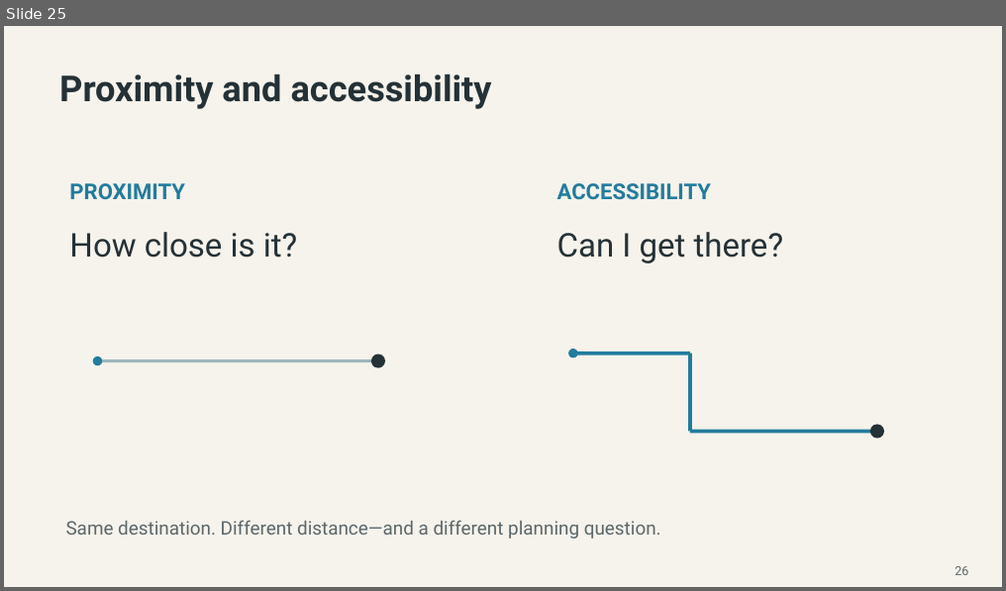
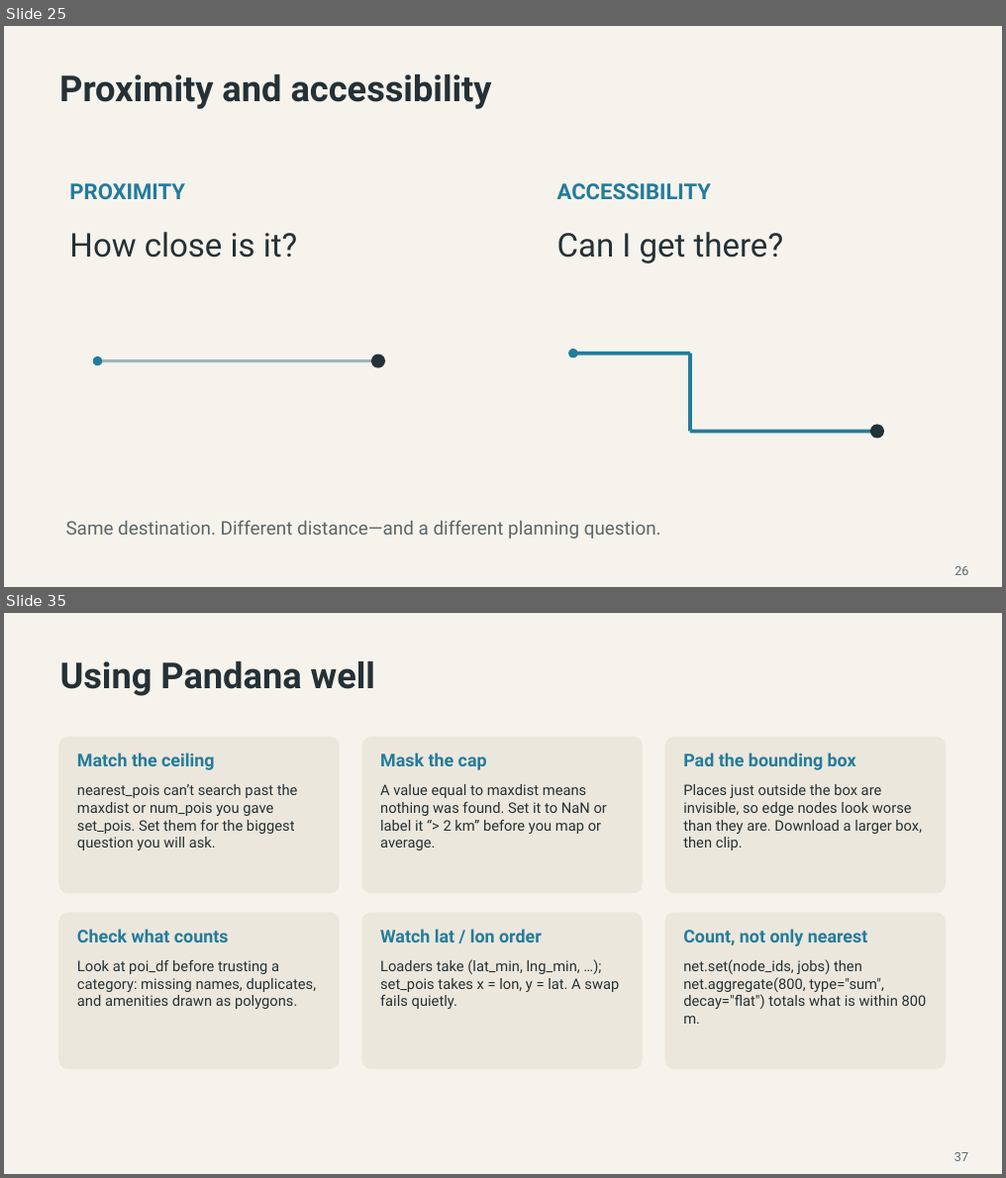
Before and after one commit to MUSA-Zhanchao/OSM-lecture, a slide deck: OSM_Pandana_Lecture-revised-final.pptx. Shown one above the other, each under a label of ours: slide 25 before the commit, slides 25 and 35 after it; the slides between them are not shown. The pictures are 1006x591 and 1006x1178 pixels, drawn with LibreOffice and Linux fonts; fonts in the diff are those of the drawing. Boxes give left, top, right and bottom in pixels: in the first picture for what was removed or moved away, otherwise in the second. Text is boxed around its words. In the diff, an @@ line names an element or a change of style, - is before the commit and + after.

```diff
--- a/OSM_Pandana_Lecture-revised-final.pptx
+++ b/OSM_Pandana_Lecture-revised-final.pptx
@@ slide 35 added at (4, 613, 1002, 1174), background #F6F3EC @@
@@ text added at (60, 662, 375, 696), 34.5 pt, text #243136, bold @@
+Using Pandana well
@@ rounded rectangle added at (58, 737, 340, 894), fill #ECE7DC @@
@@ text added at (77, 753, 214, 770), 17 pt, text #227C9D, bold @@
+Match the ceiling
@@ rounded rectangle added at (361, 737, 643, 894), fill #ECE7DC @@
@@ text added at (380, 753, 487, 770), 17 pt, text #227C9D, bold @@
+Mask the cap
@@ rounded rectangle added at (665, 737, 945, 894), fill #ECE7DC @@
@@ text added at (683, 753, 856, 770), 17 pt, text #227C9D, bold @@
+Pad the bounding box
@@ text added at (77, 784, 298, 851), 14 pt, text #243136 @@
+nearest_pois can’t search past the maxdist or num_pois you gave set_pois. Set them for the biggest question you will ask.
@@ text added at (380, 784, 607, 851), 14 pt, text #243136 @@
+A value equal to maxdist means nothing was found. Set it to NaN or label it “> 2 km” before you map or average.
@@ text added at (683, 784, 922, 851), 14 pt, text #243136 @@
+Places just outside the box are invisible, so edge nodes look worse than they are. Download a larger box, then clip.
@@ rounded rectangle added at (58, 912, 340, 1069), fill #ECE7DC @@
@@ text added at (77, 929, 229, 943), 17 pt, text #227C9D, bold @@
+Check what counts
@@ rounded rectangle added at (361, 912, 643, 1069), fill #ECE7DC @@
@@ text added at (380, 929, 542, 943), 17 pt, text #227C9D, bold @@
+Watch lat / lon order
@@ rounded rectangle added at (665, 912, 945, 1069), fill #ECE7DC @@
@@ text added at (683, 929, 867, 947), 17 pt, text #227C9D, bold @@
+Count, not only nearest
@@ text added at (77, 960, 317, 1009), 14 pt, text #243136 @@
+Look at poi_df before trusting a category: missing names, duplicates, and amenities drawn as polygons.
@@ text added at (380, 959, 619, 1009), 14 pt, text #243136 @@
+Loaders take (lat_min, lng_min, …); set_pois takes x = lon, y = lat. A swap fails quietly.
@@ text added at (683, 959, 927, 1024), 14 pt, text #243136 @@
+net.set(node_ids, jobs) then net.aggregate(800, type="sum", decay="flat") totals what is within 800 m.
@@ text added at (954, 1153, 968, 1161), 12 pt, text #5B676A @@
+37
```
Also in this commit, not shown: 5 slides changed, 8 other slides added, 9 slides removed, 1 other file.
